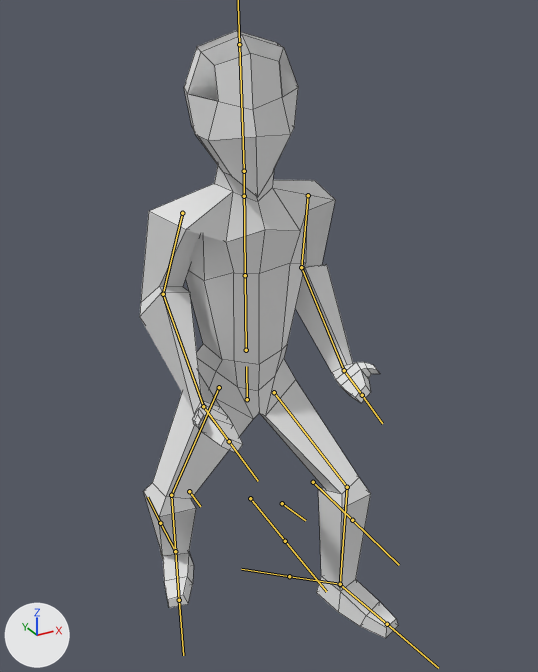
Renders of the FBX model Games Fleadh Maze Game/Assets/Character/character idle.fbx from each side of a commit.
The view is the same before and after, from a 50 mm lens placed at (-7.46, -16.8, 14.18), pointed at (0.07, -3.12, 7.34). Every picture has the same lights, and +X, +Y and +Z are marked at lower left. Both versions are drawn at frame 35 of the action 'Armature|Idle animation'; the numbers are the values there. The bones that bend it are drawn over the model as lines. Mesh edges are drawn as thin lines.
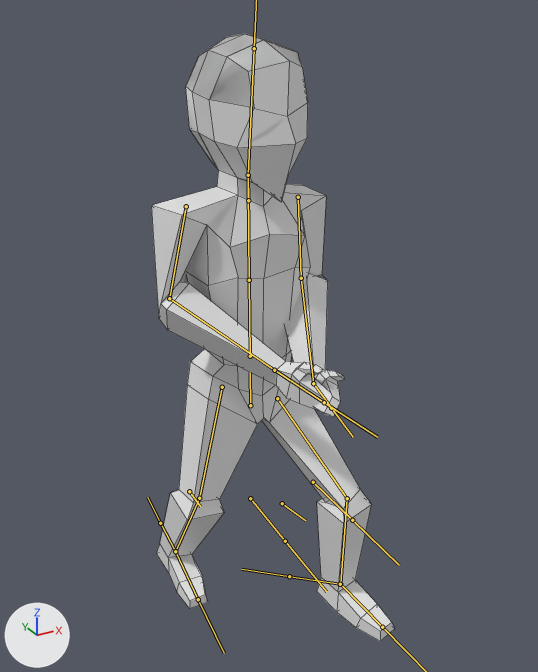
Changed parts and their boxes [x1, y1, x2, y2] in the pictures (538 x 672 px):
'Cube', posed
    before: [140, 30, 398, 638]
    after: [151, 33, 394, 641]
bone 'hip', root to tip
    before: (247, 399) to (246, 366)
    after: (250, 405) to (250, 372)
bone 'head', root to tip
    before: (244, 171) to (239, 44)
    after: (248, 175) to (254, 48)
bone 'L upper arm', root to tip
    before: (308, 195) to (301, 267)
    after: (298, 197) to (301, 278)
bone 'L lower arm', root to tip
    before: (301, 267) to (344, 370)
    after: (301, 278) to (313, 383)
bone 'L hand', root to tip
    before: (344, 370) to (362, 395)
    after: (313, 383) to (331, 408)
bone 'R upper arm.001', root to tip
    before: (182, 213) to (163, 294)
    after: (186, 206) to (169, 298)
bone 'R lower arm.001', root to tip
    before: (163, 294) to (203, 406)
    after: (169, 298) to (274, 370)
bone 'R hand.001', root to tip
    before: (203, 406) to (229, 441)
    after: (274, 370) to (324, 402)
bone 'L upper leg', root to tip
    before: (274, 392) to (347, 487)
    after: (277, 398) to (347, 498)
bone 'L lower leg', root to tip
    before: (347, 487) to (340, 584)
    after: (347, 498) to (340, 584)
bone 'L foot', root to tip
    before: (340, 584) to (387, 624)
    after: (340, 584) to (382, 627)
bone 'R upper leg.001', root to tip
    before: (219, 387) to (171, 495)
    after: (222, 387) to (199, 498)
bone 'R lower leg.001', root to tip
    before: (171, 495) to (175, 551)
    after: (199, 498) to (175, 551)
bone 'R foot.001', root to tip
    before: (175, 551) to (179, 600)
    after: (175, 551) to (198, 599)

The edits, one by one:
Bone 'hip' (bone_hip) moves from (-0.07, -1.25, 2.24) to (-0.13, -1.26, 2.55).
Bone 'head' (bone_head) turns from (4, -18, 2) to (8, 5, 1) degrees about its own x, y and z.
Bone 'L upper arm' (bone_l_upper_arm) moves from (0.01, -0.05, 0.0) to (0.11, -0.48, 0.14).
Bone 'L upper arm' (bone_l_upper_arm) turns from (-85, 17, 2) to (-85, 5, 5) degrees about its own x, y and z.
Bone 'L lower arm' (bone_l_lower_arm) turns from (1, -27, -55) to (-29, -34, -38) degrees about its own x, y and z.
Bone 'L hand' (bone_l_hand) turns from (-48, -35, -22) to (-27, 0, -43) degrees about its own x, y and z.
Bone 'R upper arm.001' (bone_r_upper_arm_001) moves from (0.0, 0.0, 0.0) to (-0.09, -0.02, 0.2).
Bone 'R upper arm.001' (bone_r_upper_arm_001) turns from (-71, -50, -13) to (-63, -30, -26) degrees about its own x, y and z.
Bone 'R lower arm.001' (bone_r_lower_arm_001) turns from (-19, 23, 50) to (-71, 17, -1) degrees about its own x, y and z.
Bone 'R hand.001' (bone_r_hand_001) turns from (88, 72, 47) to (17, -14, -27) degrees about its own x, y and z.
Bone 'L upper leg' (bone_l_upper_leg) turns from (41, -4, 19) to (43, -5, 13) degrees about its own x, y and z.
Bone 'L lower leg' (bone_l_lower_leg) turns from (-22, 6, 39) to (-11, 4, 48) degrees about its own x, y and z.
Bone 'L foot' (bone_l_foot) turns from (0, 2, 9) to (6, 3, -2) degrees about its own x, y and z.
Bone 'R upper leg.001' (bone_r_upper_leg_001) moves from (0.05, -0.41, -0.26) to (0.05, -0.58, -0.27).
Bone 'R upper leg.001' (bone_r_upper_leg_001) turns from (2, -9, -26) to (2, -9, -11) degrees about its own x, y and z.
Bone 'R lower leg.001' (bone_r_lower_leg_001) turns from (39, -6, 17) to (15, -3, 26) degrees about its own x, y and z.
Bone 'R foot.001' (bone_r_foot_001) turns from (24, 13, -8) to (22, 9, 4) degrees about its own x, y and z.
